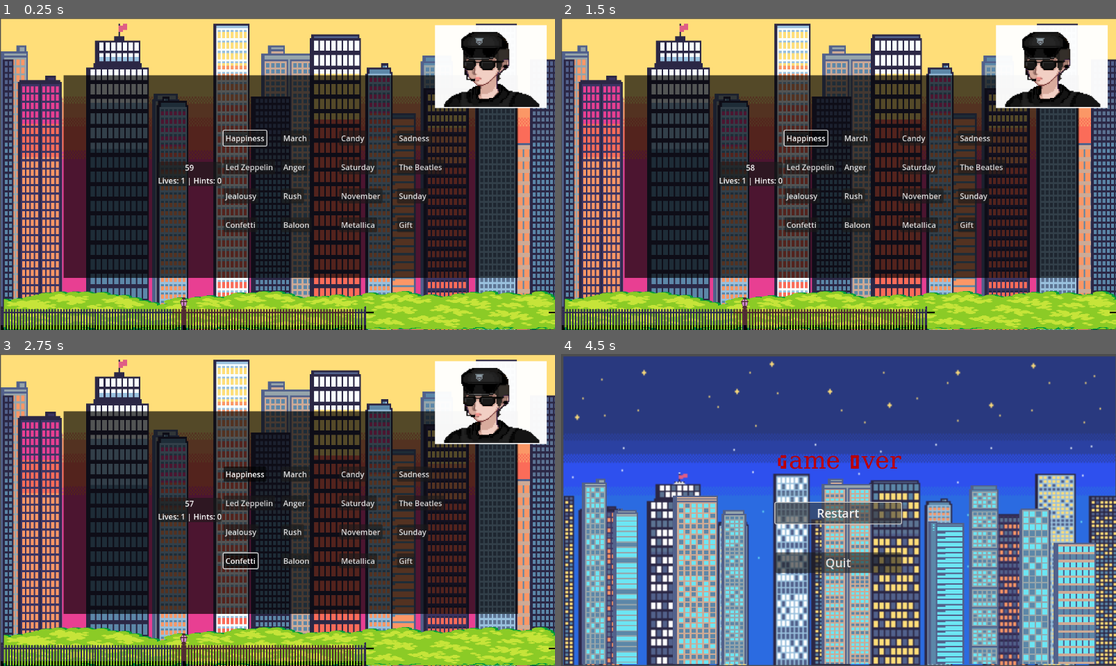
Above: before the commit, frames 1-4 (two rows, left to right).
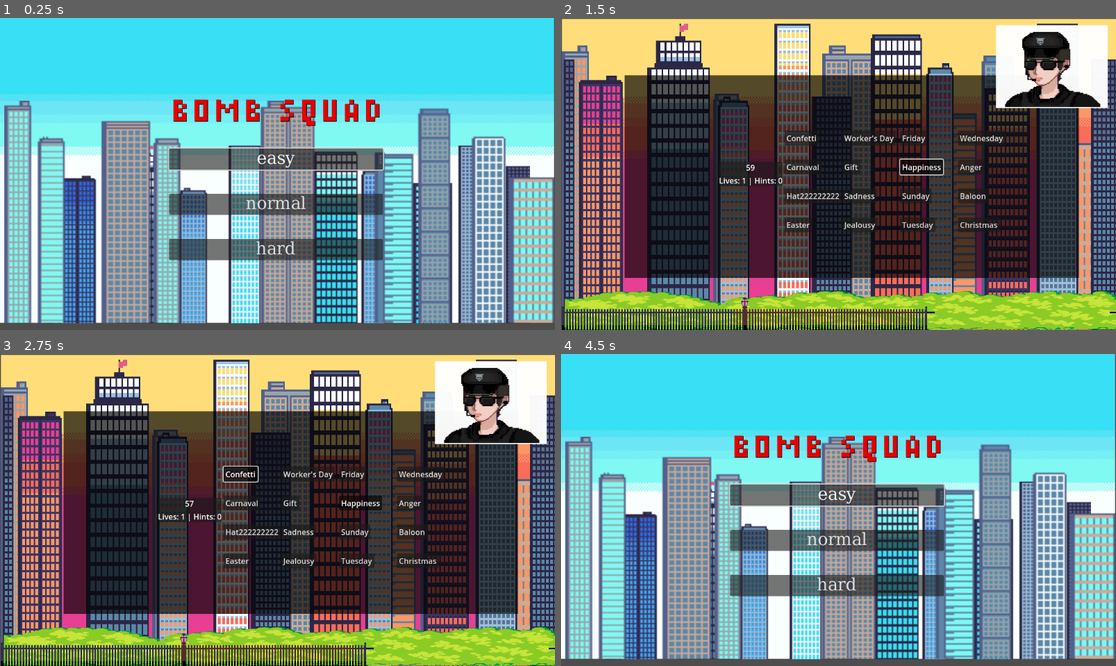
Above: after the commit, the same moments.

Repository: Gpontes15/BombSquad
Game: Godot game, scene res://scenes/screens/startscreen.tscn
The game is run twice, just before and just after one commit, with the same random seed, the same clock (stepped at 60 frames per second) and the same inputs. Before the commit the project starts from res://scenes/gameboard/GameBoard.tscn.
Inputs (mouse positions are in pixels of both pictures, inside the frame that each line leads up to):
- Up to frame 1 (0.25 s): no input
- Up to frame 2 (1.5 s): click (838, 248) at 0.5 s, where only the run after the commit has a clickable "hard"; click "Happiness" at 1.25 s
- Up to frame 3 (2.75 s): click "Confetti" at 2 s
- Up to frame 4 (4.5 s): click (855, 475) at 2.75 s, where only the run before the commit has a clickable "March"; click (871, 475) at 3.5 s, where only the run after the commit has a clickable "Worker's Day"; click "Restart" at 4.25 s

The runs differ from the first frame. In frame 1, 98% of the frame differs, in the area x 0-100%, y 0-100%; in frame 2, 1.8%; in frame 3, 1.8%; in frame 4, 94%.

Commit message:
Cor (#15)
* cor_aleatoria

* add proper scene switching

* jogo_feito

---------

Co-authored-by: PedroGaya <pedrohenriquegaya@gmail.com>

Diff:
--- /dev/null
+++ b/canvas_layer.gd
@@ -0,0 +1,8 @@
+extends CanvasLayer
+
+func _on_restart_pressed():
+	GameController.goto_scene("res://scenes/screens/startscreen.tscn")
+
+
+func _on_quit_pressed():
+	get_tree().quit()
--- a/canvas_layer.tscn
+++ b/canvas_layer.tscn
@@ -1,11 +1,16 @@
-[gd_scene load_steps=5 format=3 uid="uid://checdhsl8qkd3"]
+[gd_scene load_steps=7 format=3 uid="uid://checdhsl8qkd3"]
 
 [ext_resource type="Texture2D" uid="uid://brbhb6wqwmifr" path="res://assets/background/city background/night/night sky.png" id="1_np6om"]
+[ext_resource type="Script" path="res://canvas_layer.gd" id="1_on45q"]
 [ext_resource type="Texture2D" uid="uid://c7gvpy40v10rk" path="res://assets/background/city background/night/night buildings front.png" id="2_q4r7o"]
 [ext_resource type="Texture2D" uid="uid://bona873lmj5xc" path="res://assets/background/city background/night/night buildings back.png" id="3_osuw0"]
 [ext_resource type="FontFile" uid="uid://cmqmwrurss7ib" path="res://assets/fonts/Dicier-Pixel.otf" id="4_6gi5x"]
 
+[sub_resource type="StyleBoxFlat" id="StyleBoxFlat_piofk"]
+bg_color = Color(0, 0, 0, 0.670588)
+
 [node name="cena_loser" type="CanvasLayer"]
+script = ExtResource("1_on45q")
 
 [node name="NightSky" type="Sprite2D" parent="."]
 position = Vector2(578, 325.5)
@@ -22,6 +27,20 @@
 position = Vector2(576.5, 451.5)
 scale = Vector2(3.25305, 2.71127)
 texture = ExtResource("3_osuw0")
+
+[node name="PanelContainer" type="PanelContainer" parent="."]
+anchors_preset = 8
+anchor_left = 0.5
+anchor_top = 0.5
+anchor_right = 0.5
+anchor_bottom = 0.5
+offset_left = -217.0
+offset_top = -205.0
+offset_right = 223.0
+offset_bottom = 216.0
+grow_horizontal = 2
+grow_vertical = 2
+theme_override_styles/panel = SubResource("StyleBoxFlat_piofk")
 
 [node name="MarginContainer" type="MarginContainer" parent="."]
 anchors_preset = 15
@@ -60,3 +79,6 @@
 layout_mode = 2
 theme_override_font_sizes/font_size = 25
 text = "Quit"
+
+[connection signal="pressed" from="MarginContainer/CenterContainer/Rows/VBoxContainer/Restart" to="." method="_on_restart_pressed"]
+[connection signal="pressed" from="MarginContainer/CenterContainer/Rows/VBoxContainer/Quit" to="." method="_on_quit_pressed"]
--- a/cena_disarm.gd
+++ b/cena_disarm.gd
@@ -2,8 +2,32 @@
 
 @onready var cor = $MarginContainer/CenterContainer/Rows/Title/Cor
 
+@onready var timer = $Timer
+@onready var timer_label = %TimerLabel
+
 # Called when the node enters the scene tree for the first time.
 func _ready():
 	var colors = ["Azul", "Vermelho"]
-	var cor_aleatoria = colors[randi() % colors.size()]
+	var cor_aleatoria = colors[GameController.winning_cable - 1]
 	cor.text = cor_aleatoria
+
+	timer.wait_time = GameController.time_left
+	timer.start()
+
+func _process(_delta):
+	timer_label.text = str(int(timer.time_left))
+
+	if Input.is_action_just_pressed("cable_1"):
+		if GameController.winning_cable == 1:
+			GameController.goto_scene("res://cena_win.tscn")
+		else:
+			GameController.goto_scene("res://canvas_layer.tscn")
+	elif Input.is_action_just_pressed("cable_2"):
+		if GameController.winning_cable == 2:
+			GameController.goto_scene("res://cena_win.tscn")
+		else:
+			GameController.goto_scene("res://canvas_layer.tscn")
+
+
+func _on_timer_timeout():
+	GameController.goto_scene("res://canvas_layer.tscn")
--- a/cena_disarm.tscn
+++ b/cena_disarm.tscn
@@ -7,6 +7,9 @@
 [ext_resource type="Texture2D" uid="uid://bdeymxta0dh8c" path="res://assets/background/city background/evening/evening bush.png" id="4_40xfg"]
 [ext_resource type="Texture2D" uid="uid://copcdx1pkxen2" path="res://assets/background/city background/evening/evening fence.png" id="5_gt1us"]
 [ext_resource type="FontFile" uid="uid://cmqmwrurss7ib" path="res://assets/fonts/Dicier-Pixel.otf" id="6_sby7r"]
+
+[sub_resource type="StyleBoxFlat" id="StyleBoxFlat_ujt1r"]
+bg_color = Color(0, 0, 0, 0.670588)
 
 [node name="cena_disarm" type="CanvasLayer"]
 script = ExtResource("1_v1wub")
@@ -45,6 +48,20 @@
 position = Vector2(580, 615)
 texture = ExtResource("5_gt1us")
 
+[node name="PanelContainer" type="PanelContainer" parent="."]
+anchors_preset = 8
+anchor_left = 0.5
+anchor_top = 0.5
+anchor_right = 0.5
+anchor_bottom = 0.5
+offset_left = -483.0
+offset_top = -179.0
+offset_right = 460.0
+offset_bottom = 242.0
+grow_horizontal = 2
+grow_vertical = 2
+theme_override_styles/panel = SubResource("StyleBoxFlat_ujt1r")
+
 [node name="MarginContainer" type="MarginContainer" parent="."]
 anchors_preset = 15
 anchor_right = 1.0
@@ -59,14 +76,22 @@
 layout_mode = 2
 theme_override_constants/separation = 60
 
+[node name="PanelContainer" type="PanelContainer" parent="MarginContainer/CenterContainer/Rows"]
+layout_mode = 2
+
+[node name="TimerLabel" type="Label" parent="MarginContainer/CenterContainer/Rows/PanelContainer"]
+unique_name_in_owner = true
+layout_mode = 2
+size_flags_horizontal = 4
+
 [node name="Title" type="Label" parent="MarginContainer/CenterContainer/Rows"]
 texture_filter = 1
 layout_mode = 2
 size_flags_horizontal = 4
-theme_override_colors/font_color = Color(0, 0, 0, 1)
+theme_override_colors/font_color = Color(1, 1, 1, 1)
 theme_override_fonts/font = ExtResource("6_sby7r")
 theme_override_font_sizes/font_size = 50
-text = "A cor do fio do fio para ser removido é
+text = "a cor do fio para ser removido é
 "
 horizontal_alignment = 1
 
@@ -85,3 +110,7 @@
 theme_override_colors/font_color = Color(1, 1, 1, 1)
 theme_override_font_sizes/font_size = 30
 horizontal_alignment = 1
+
+[node name="Timer" type="Timer" parent="."]
+
+[connection signal="timeout" from="Timer" to="." method="_on_timer_timeout"]
--- /dev/null
+++ b/cena_win.gd
@@ -0,0 +1,9 @@
+extends CanvasLayer
+
+
+func _on_restart_pressed():
+	GameController.goto_scene("res://scenes/screens/startscreen.tscn")
+
+
+func _on_quit_pressed():
+	get_tree().quit()
--- a/cena_win.tscn
+++ b/cena_win.tscn
@@ -1,5 +1,6 @@
-[gd_scene load_steps=7 format=3 uid="uid://cmef5ndu8u687"]
+[gd_scene load_steps=9 format=3 uid="uid://cmef5ndu8u687"]
 
+[ext_resource type="Script" path="res://cena_win.gd" id="1_mgdco"]
 [ext_resource type="Texture2D" uid="uid://brbhb6wqwmifr" path="res://assets/background/city background/night/night sky.png" id="1_n48pa"]
 [ext_resource type="Texture2D" uid="uid://c7gvpy40v10rk" path="res://assets/background/city background/night/night buildings front.png" id="2_eo2ka"]
 [ext_resource type="Texture2D" uid="uid://bona873lmj5xc" path="res://assets/background/city background/night/night buildings back.png" id="3_viiw3"]
@@ -7,7 +8,11 @@
 [ext_resource type="Texture2D" uid="uid://1i5mlsmkerm6" path="res://assets/background/city background/night/night fence.png" id="5_cogq8"]
 [ext_resource type="FontFile" uid="uid://cmqmwrurss7ib" path="res://assets/fonts/Dicier-Pixel.otf" id="6_3fpr4"]
 
+[sub_resource type="StyleBoxFlat" id="StyleBoxFlat_yxufe"]
+bg_color = Color(0, 0, 0, 0.670588)
+
 [node name="cena_win" type="CanvasLayer"]
+script = ExtResource("1_mgdco")
 
 [node name="NightSky" type="Sprite2D" parent="."]
 texture_filter = 1
@@ -35,6 +40,20 @@
 position = Vector2(574.5, 615)
 scale = Vector2(0.993945, 1)
 texture = ExtResource("5_cogq8")
+
+[node name="PanelContainer" type="PanelContainer" parent="."]
+anchors_preset = 8
+anchor_left = 0.5
+anchor_top = 0.5
+anchor_right = 0.5
+anchor_bottom = 0.5
+offset_left = -217.0
+offset_top = -205.0
+offset_right = 223.0
+offset_bottom = 216.0
+grow_horizontal = 2
+grow_vertical = 2
+theme_override_styles/panel = SubResource("StyleBoxFlat_yxufe")
 
 [node name="MarginContainer" type="MarginContainer" parent="."]
 anchors_preset = 15
@@ -73,3 +92,6 @@
 layout_mode = 2
 theme_override_font_sizes/font_size = 25
 text = "Quit"
+
+[connection signal="pressed" from="MarginContainer/CenterContainer/Rows/VBoxContainer/Restart" to="." method="_on_restart_pressed"]
+[connection signal="pressed" from="MarginContainer/CenterContainer/Rows/VBoxContainer/Quit" to="." method="_on_quit_pressed"]
--- a/data/normal_mode.tres
+++ b/data/normal_mode.tres
@@ -6,7 +6,6 @@
 script = ExtResource("1_kul5x")
 name = "NORMAL"
 board_size = 3
-words = Array[String]([])
-total_time_sec = 99
+total_time_sec = 60
 lives = 4
 hints = 1
--- a/project.godot
+++ b/project.godot
@@ -11,7 +11,7 @@
 [application]
 
 config/name="BombSquad"
-run/main_scene="res://scenes/gameboard/GameBoard.tscn"
+run/main_scene="res://scenes/screens/startscreen.tscn"
 config/features=PackedStringArray("4.2", "Forward Plus")
 config/icon="res://icon.svg"
 
@@ -51,3 +51,13 @@
 "events": [Object(InputEventKey,"resource_local_to_scene":false,"resource_name":"","device":-1,"window_id":0,"alt_press …(182 unchanged characters)…
 ]
 }
+cable_1={
+"deadzone": 0.5,
+"events": [Object(InputEventKey,"resource_local_to_scene":false,"resource_name":"","device":0,"window_id":0,"alt_pressed":false,"shift_pressed":false,"ctrl_pressed":false,"meta_pressed":false,"pressed":false,"keycode":0,"physical_keycode":49,"key_label":0,"unicode":0,"echo":false,"script":null)
+]
+}
+cable_2={
+"deadzone": 0.5,
+"events": [Object(InputEventKey,"resource_local_to_scene":false,"resource_name":"","device":-1,"window_id":0,"alt_pressed":false,"shift_pressed":false,"ctrl_pressed":false,"meta_pressed":false,"pressed":false,"keycode":0,"physical_keycode":50,"key_label":0,"unicode":50,"echo":false,"script":null)
+]
+}
--- a/scenes/gameboard/GameButton.gd
+++ b/scenes/gameboard/GameButton.gd
@@ -20,7 +20,8 @@
 	add_child(button)
 
 func select():
-	(button as Button).grab_focus()
+	print("Select: " + text)
+	(button as Button).grab_focus.call_deferred()
 
 func _pressed():
 	pressed.emit()
--- a/scenes/gameboard/game_board.gd
+++ b/scenes/gameboard/game_board.gd
@@ -20,6 +20,11 @@
 var lives: int
 var hints: int
 
+var grab_focus_flag = true
+var grab_focus_counter = 10
+
+var buttons = []
+
 func _ready():
 	_select_words()
 	grid.set_columns(settings.board_size)
@@ -36,15 +41,10 @@
 		grid.add_child(button)
 		button.pressed.connect(_on_word_button_pressed.bind(button))
 
-	(grid.get_children()[0] as GameButton).select()
-
-	#var new_panel = category_panel.instantiate()
-	#new_panel.initialize("CATEGORIAS", [""] as Array[String])
-	#category_panels.add_child(new_panel)
-
 	timer.start()
 
 func _process(_delta):
+	buttons = grid.get_children()
 	timer_label.text = str(int(timer.time_left))
 	GameController.time_left = timer.time_left
 
@@ -52,6 +52,17 @@
 		_win()
 	if lives == 0:
 		_lose()
+
+	lives_and_hints.text = "Lives: " + str(lives) + " | Hints: " + str(hints)
+
+	if grab_focus_flag and not buttons.is_empty():
+		grab_focus_counter -= 1
+		if grab_focus_counter == 0:
+			var game_button_to_focus = (grid.get_children()[0] as GameButton)
+			if game_button_to_focus != null:
+				game_button_to_focus.select()
+			grab_focus_flag = false
+			grab_focus_counter = 10
 
 func _select_words():
 	var word_list: Dictionary = GameController.word_list.duplicate(true)
@@ -75,7 +86,7 @@
 	for element in pressed_buttons:
 		words.append(element.text as String)
 
-	if pressed_buttons.size() == 4:
+	if pressed_buttons.size() == settings.board_size:
 		if (pressed_buttons.all(func(b: GameButton): return b.category == button.category)):
 			var new_panel = category_panel.instantiate()
 			new_panel.initialize(button.category, words)
@@ -89,13 +100,14 @@
 				pressed_button.set_pressed_no_signal(false)
 			lives -= 1
 		pressed_buttons = []
+		grab_focus_flag = true
 
 func _win():
-	GameController.winning_cable = randi()%2 + 1
+	GameController.winning_cable = (randi()%2) + 1
 	print("You win!")
-	get_tree().change_scene_to_file("res://cena_disarm.tscn")
+	GameController.goto_scene("res://cena_disarm.tscn")
 
 func _lose():
 	timer.stop()
 	print("You lose!")
-	get_tree().change_scene_to_file("res://canvas_layer.tscn")
+	GameController.goto_scene("res://canvas_layer.tscn")
--- a/scenes/screens/startscreen.gd
+++ b/scenes/screens/startscreen.gd
@@ -1,45 +1,33 @@
 extends CanvasLayer
 
 @onready var game_title_label = $MarginContainer/CenterContainer/VBoxContainer/Label
-@onready var easy_button = $MarginContainer/CenterContainer/VBoxContainer/VBoxContainer/Button
-@onready var medium_button = $MarginContainer/CenterContainer/VBoxContainer/VBoxContainer/Button2
-@onready var hard_button = $MarginContainer/CenterContainer/VBoxContainer/VBoxContainer/Button3
-@onready var options_button = $MarginContainer/CenterContainer/VBoxContainer/VBoxContainer/Button4
+@onready var easy_button = $MarginContainer/CenterContainer/VBoxContainer/VBoxContainer/EasyButton
+@onready var medium_button = $MarginContainer/CenterContainer/VBoxContainer/VBoxContainer/NormalButton
+@onready var hard_button = $MarginContainer/CenterContainer/VBoxContainer/VBoxContainer/HardButton
 
 var control_array = []
 
 func _ready():
-	control_array = [game_title_label, easy_button, medium_button, hard_button, options_button]
+	control_array = [game_title_label, easy_button, medium_button, hard_button]
 	for control in control_array:
 		(control as Control).visible = false
+	easy_button.grab_focus()
 
 func _process(_delta):
 	if control_array.size() > 0:
 		var control = control_array.pop_front() as Control
 		control.visible = true
 
-func _on_button_pressed(button_name):
-	match button_name:
-		"easy":
-			print("Botão Fácil pressionado!")
-			# Lógica para iniciar o nível fácil (substitua com a lógica real)
-			get_tree().change_scene("res://Cenas/main.tscn")
-		"medium":
-			print("Botão Médio pressionado!")
-			# Lógica para iniciar o nível médio (substitua com a lógica real)
-			get_tree().change_scene("res://Cenas/main.tscn")
-		"hard":
-			print("Botão Difícil pressionado!")
-			# Lógica para iniciar o nível difícil (substitua com a lógica real)
-			get_tree().change_scene("res://Cenas/main.tscn")
-		"options":
-			print("Botão Opções pressionado!")
-			# Lógica para abrir a tela de opções (substitua com a lógica real)
-			get_tree().change_scene("res://Cenas/options.tscn")
-		"exit":
-			print("Botão Sair pressionado!")
-			get_tree().quit()
 
-# Este método seria chamado quando um botão é pressionado
-# O argumento button_name seria o nome do botão pressionado
-# Por exemplo, "easy", "medium", "hard", "options", etc.
+func _on_hard_button_pressed():
+	GameController.select_difficulty("HARD")
+	GameController.goto_scene("res://scenes/gameboard/GameBoard.tscn")
+
+
+func _on_normal_button_pressed():
+	GameController.select_difficulty("NORMAL")
+	GameController.goto_scene("res://scenes/gameboard/GameBoard.tscn")
+
+func _on_easy_button_pressed():
+	GameController.select_difficulty("EASY")
+	GameController.goto_scene("res://scenes/gameboard/GameBoard.tscn")
--- a/scenes/screens/startscreen.tscn
+++ b/scenes/screens/startscreen.tscn
@@ -56,28 +56,26 @@
 layout_mode = 2
 theme_override_constants/separation = 50
 
-[node name="Button" type="Button" parent="MarginContainer/CenterContainer/VBoxContainer/VBoxContainer"]
+[node name="EasyButton" type="Button" parent="MarginContainer/CenterContainer/VBoxContainer/VBoxContainer"]
 show_behind_parent = true
 layout_mode = 2
 theme_override_constants/icon_max_width = -1
 theme_override_fonts/font = ExtResource("1_im66r")
 theme_override_font_sizes/font_size = 35
-text = "EAsY"
+text = "easy"
 
-[node name="Button2" type="Button" parent="MarginContainer/CenterContainer/VBoxContainer/VBoxContainer"]
+[node name="NormalButton" type="Button" parent="MarginContainer/CenterContainer/VBoxContainer/VBoxContainer"]
 layout_mode = 2
 theme_override_fonts/font = ExtResource("1_im66r")
 theme_override_font_sizes/font_size = 35
-text = "MEDIUM"
+text = "normal"
 
-[node name="Button3" type="Button" parent="MarginContainer/CenterContainer/VBoxContainer/VBoxContainer"]
+[node name="HardButton" type="Button" parent="MarginContainer/CenterContainer/VBoxContainer/VBoxContainer"]
 layout_mode = 2
 theme_override_fonts/font = ExtResource("1_im66r")
 theme_override_font_sizes/font_size = 35
-text = "HARD"
+text = "hard"
 
-[node name="Button4" type="Button" parent="MarginContainer/CenterContainer/VBoxContainer/VBoxContainer"]
-layout_mode = 2
-theme_override_fonts/font = ExtResource("1_im66r")
-theme_override_font_sizes/font_size = 35
-text = "OPTIONS"
+[connection signal="pressed" from="MarginContainer/CenterContainer/VBoxContainer/VBoxContainer/EasyButton" to="." method="_on_easy_button_pressed"]
+[connection signal="pressed" from="MarginContainer/CenterContainer/VBoxContainer/VBoxContainer/NormalButton" to="." method="_on_normal_button_pressed"]
+[connection signal="pressed" from="MarginContainer/CenterContainer/VBoxContainer/VBoxContainer/HardButton" to="." method="_on_hard_button_pressed"]
--- /dev/null
+++ b/scenes/singletons/SoundPlayer.gd
@@ -0,0 +1,3 @@
+extends Node
+
+@onready var audio_player = $AudioStreamPlayer
--- /dev/null
+++ b/scenes/singletons/SoundPlayer.tscn
@@ -0,0 +1,8 @@
+[gd_scene load_steps=2 format=3 uid="uid://dau67yib42rax"]
+
+[ext_resource type="Script" path="res://scenes/singletons/SoundPlayer.gd" id="1_5841f"]
+
+[node name="SoundPlayer" type="Node"]
+script = ExtResource("1_5841f")
+
+[node name="AudioStreamPlayer" type="AudioStreamPlayer" parent="."]
Not shown: 1 places in cena_disarm.tscn that only renumber resources
Not shown, changed: data/word_list.txt
Not shown, added: assets/sound/music_theme.mp4
Not shown, added: scenes/gameboard/Gam1765.tmp
